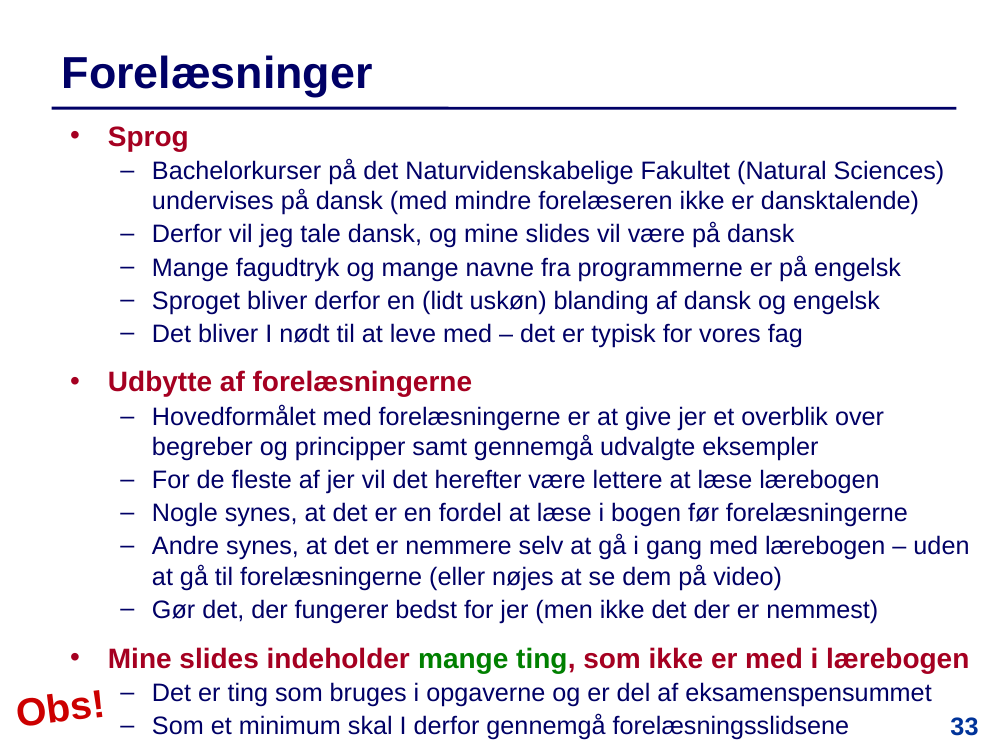
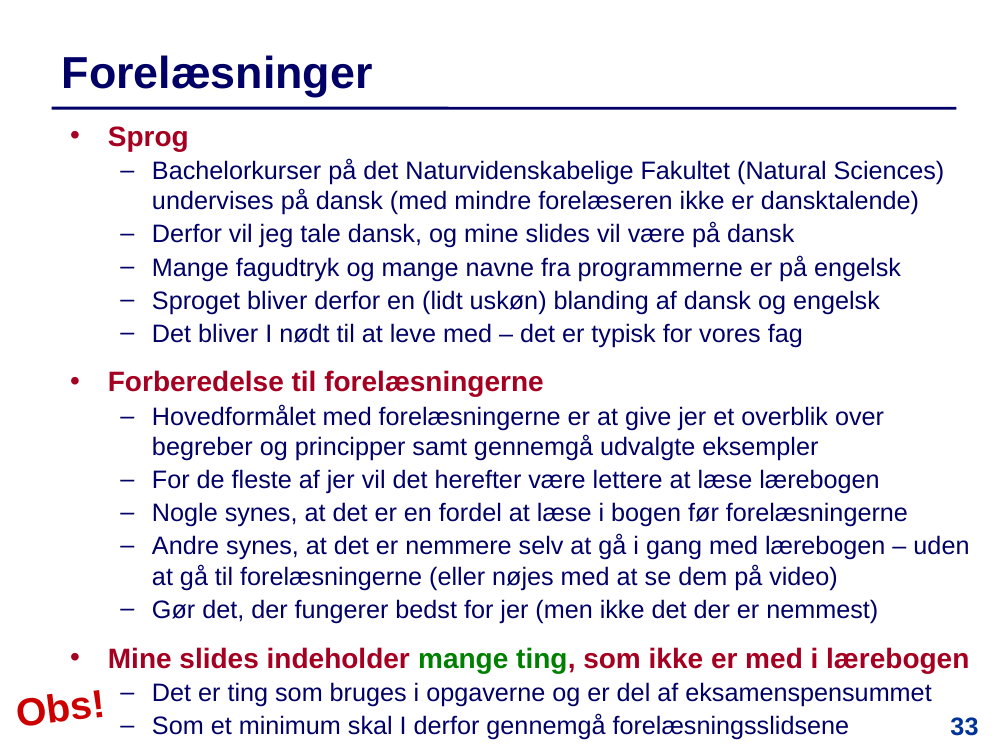
Before and after one commit to IntProgAU/Materiale, a slide deck: slide 33 of web/e22/uge_1a/Slides-Uge1-Mandag.pptx. Drawn at 1008x756 pixels with LibreOffice and Linux fonts; fonts in the diff are those of the drawing. Boxes give left, top, right and bottom in pixels: in the first picture for what was removed or moved away, otherwise in the second. Text is boxed around its words. In the diff, an @@ line names an element or a change of style, - is before the commit and + after.

```diff
--- a/web/e22/uge_1a/Slides-Uge1-Mandag.pptx
+++ b/web/e22/uge_1a/Slides-Uge1-Mandag.pptx
@@ text at (108, 370, 543, 397): text changed @@
-• Udbytte af forelæsningerne
+• Forberedelse til forelæsningerne
@@ text at (152, 534, 969, 590): text changed @@
-  – Andre synes, at det er nemmere selv at gå i gang med lærebogen – uden at gå til forelæsningerne (eller nøjes at se dem på video)
+  – Andre synes, at det er nemmere selv at gå i gang med lærebogen – uden at gå til forelæsningerne (eller nøjes med at se dem på video)
```
Also in this commit, not shown: 13 other slides changed, 3 slides removed, 19 other files.
